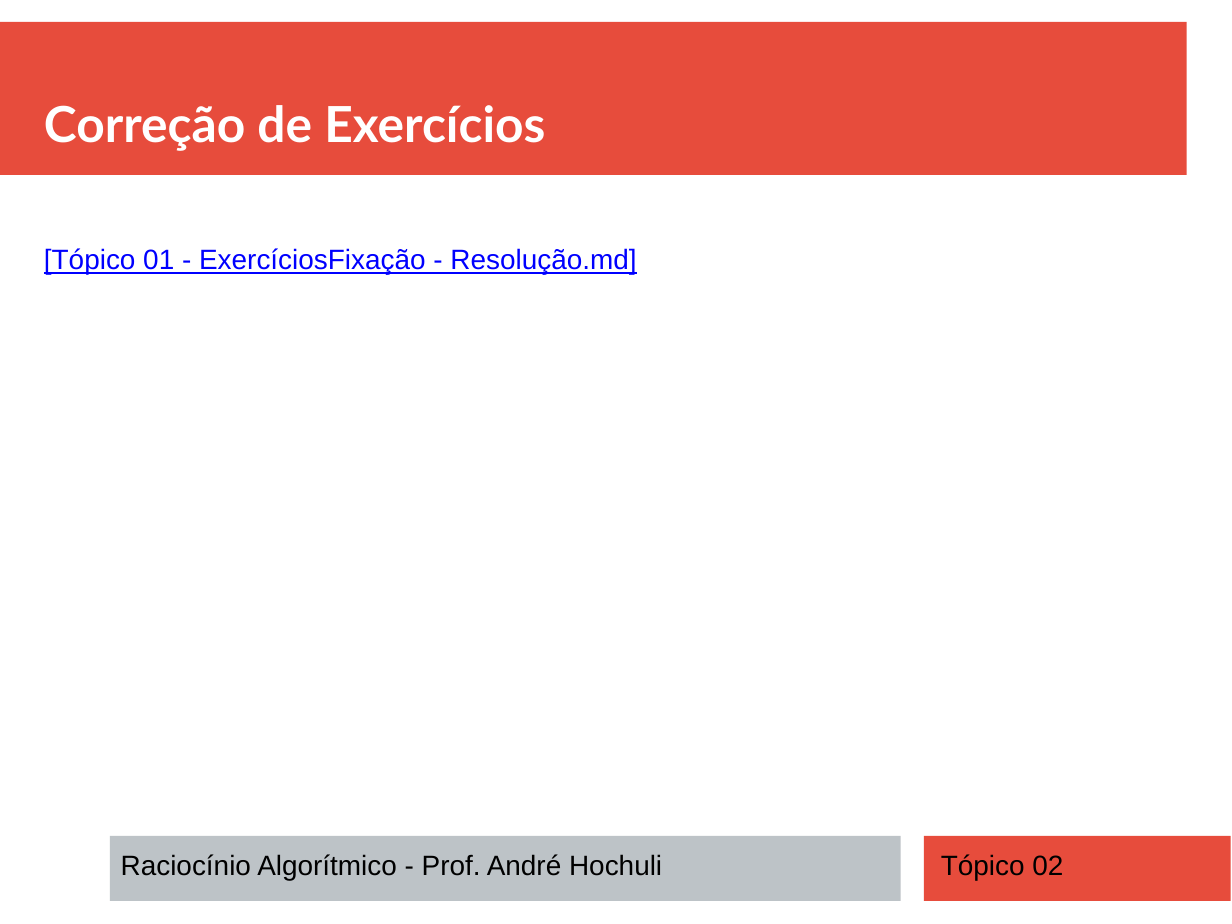
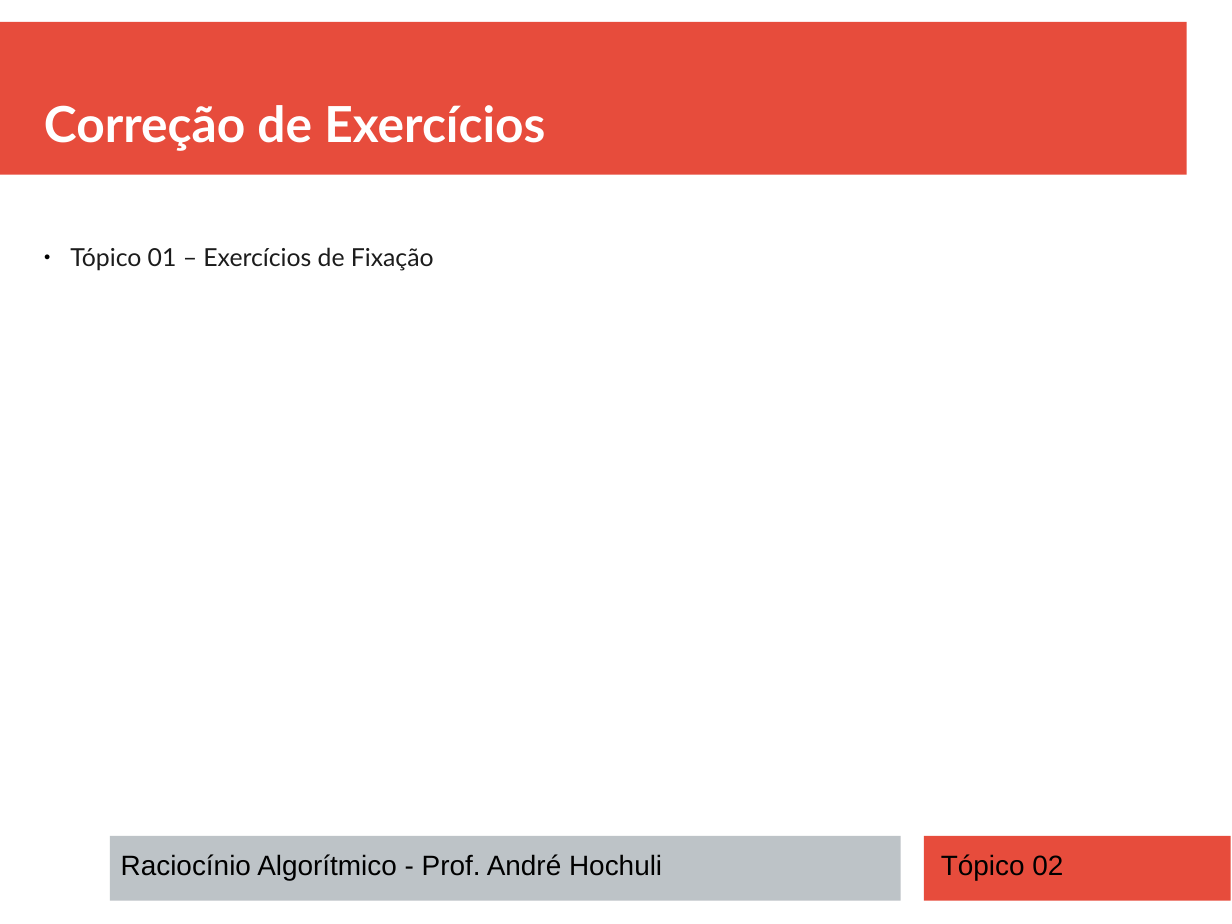
Before and after one commit to andrehochuli/teaching, a slide deck: slide 3 of RaciocinioAlgoritmico/Tópico 02 - Estruturas de Seleção (IF)/Tópico 02 - Estruturas de Seleção (IF).pptx. Drawn at 1232x924 pixels with LibreOffice and Linux fonts; fonts in the diff are those of the drawing. Boxes give left, top, right and bottom in pixels: in the first picture for what was removed or moved away, otherwise in the second. Text is boxed around its words. In the diff, an @@ line names an element or a change of style, - is before the commit and + after.

```diff
--- a/RaciocinioAlgoritmico/Tópico 02 - Estruturas de Seleção (IF)/Tópico 02 - Estruturas de Seleção (IF).pptx
+++ b/RaciocinioAlgoritmico/Tópico 02 - Estruturas de Seleção (IF)/Tópico 02 - Estruturas de Seleção (IF).pptx
@@ text at [70, 247, 434, 271]: text changed; size 18 to 16 pt; font Arial to Lato; text colour #0000FF to #1C1C1C @@
-[Tópico 01 - ExercíciosFixação - Resolução.md]
+● Tópico 01 – Exercícios de Fixação
```
Also in this commit, not shown: 6 other slides changed, 1 slide added, 5 other files.
